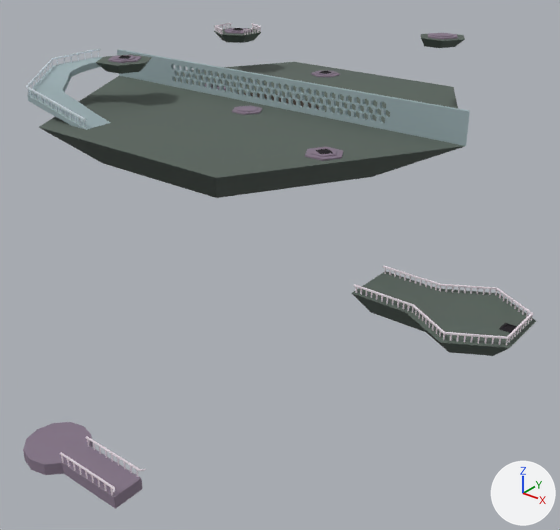
The glTF model lvl1_playspace1.1.glb: old version first, new version second.
Before and after are seen from a camera (50 mm lens) standing at (67.3, -127.1, -23.3) and looking at (13.1, -59.3, -65.3). The axes (+X, +Y, +Z) are drawn at lower right. The lights are the same throughout. Vertices at the same position are counted once.

The first picture shows 'lvl1_playspace'.
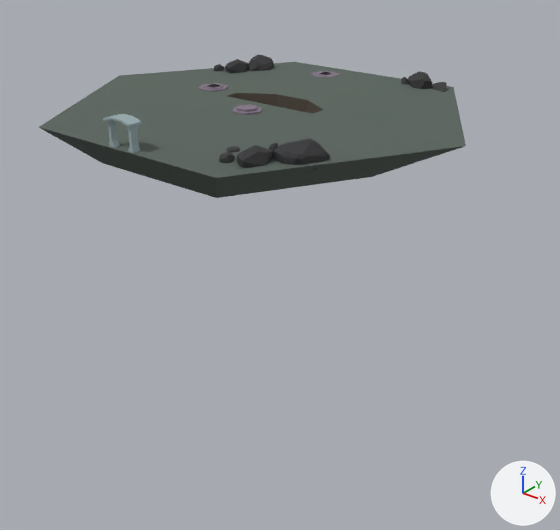
Pixel boxes (x1, y1, x2, y2) of what changed, in the pictures (560 x 530 px; the box of a moved part takes in the faces that stretch with it):
'lvl1_playspace', reshaped, moved (17% narrower, 70% shorter): before (23, 23, 536, 509); after (39, 55, 466, 198)
part 1 of me_cube_025, moved or reshaped: before (305, 147, 343, 161); after (232, 104, 263, 115)
part 2 of me_cube_025, moved or reshaped: before (205, 84, 229, 90); after (198, 83, 229, 92)
part 3 of me_cube_025, moved or reshaped: before (311, 70, 340, 77); after (311, 71, 340, 77)
part 4 of me_cube_025, moved or reshaped: before (319, 71, 332, 74); after (319, 72, 332, 75)
part 5 of me_cube_025, deleted: before (23, 23, 536, 509)
part 6 of me_cube_025, built on: before (50, 63, 465, 171); after (50, 55, 466, 171)

Diff of the bpy script that builds the scene:
```diff
--- a/lvl1_playspace1.1.glb.py
+++ b/lvl1_playspace1.1.glb.py
@@ me_cube_025 @@
 # used by ob_lvl1_playspace; location = (8.0, -58.2, -56.9)
-me_cube_025.from_pydata(...)  # 3568 vertices, 6792 faces; spans x -38.0..38.0, y -38.1..38.1, z -16.5..16.5
+me_cube_025.from_pydata(...)  # 984 vertices, 1876 faces; spans x -32.5..27.5, y -27.5..24.6, z -5.3..3.4
+# me_cube_025 part 1: the loose piece of 25 vertices spanning x 8.7..13.4, y -2.6..1.4, z 6.9..7.2 is scaled about its middle by (0.925, 0.925, 2.77), then moved by (-13.6, -4.5, -7.2)
+# me_cube_025 part 2: the loose piece of 25 vertices spanning x -22.8..-18.1, y 13.1..17.2, z 6.9..7.2 is moved by (5.5, -13.5, -7.2)
+# me_cube_025 part 3: the loose piece of 25 vertices spanning x -15.0..-10.9, y 30.8..35.4, z 6.9..7.2 is scaled about its middle by (1, 1, 0.392), then moved by (5.5, -13.5, -7.2)
+# me_cube_025 part 4: the loose piece of 24 vertices spanning x -13.7..-12.2, y 32.4..33.9, z 7.2..7.3 is moved by (5.5, -13.5, -7.3)
+# me_cube_025 part 5: 162 loose pieces with 3421 vertices, spanning x -38.0..38.0, y -38.1..31.0, z -16.5..16.5, are deleted
+# me_cube_025 part 6: 24 vertices removed from x -38.0..22.0, y -13.9..38.1, z 1.9..6.9; 861 vertices added at x -32.5..27.5, y -27.5..24.6, z -5.3..3.4
 me_cube_025.materials.append(mat_pixel_palette)
@@ ob_lvl1_playspace @@
 ob_lvl1_playspace = bpy.data.objects.new('lvl1_playspace', me_cube_025)
-ob_lvl1_playspace.location = (8.0, -58.2, -56.9)
+ob_lvl1_playspace.location = (2.5, -44.8, -49.7)
```
